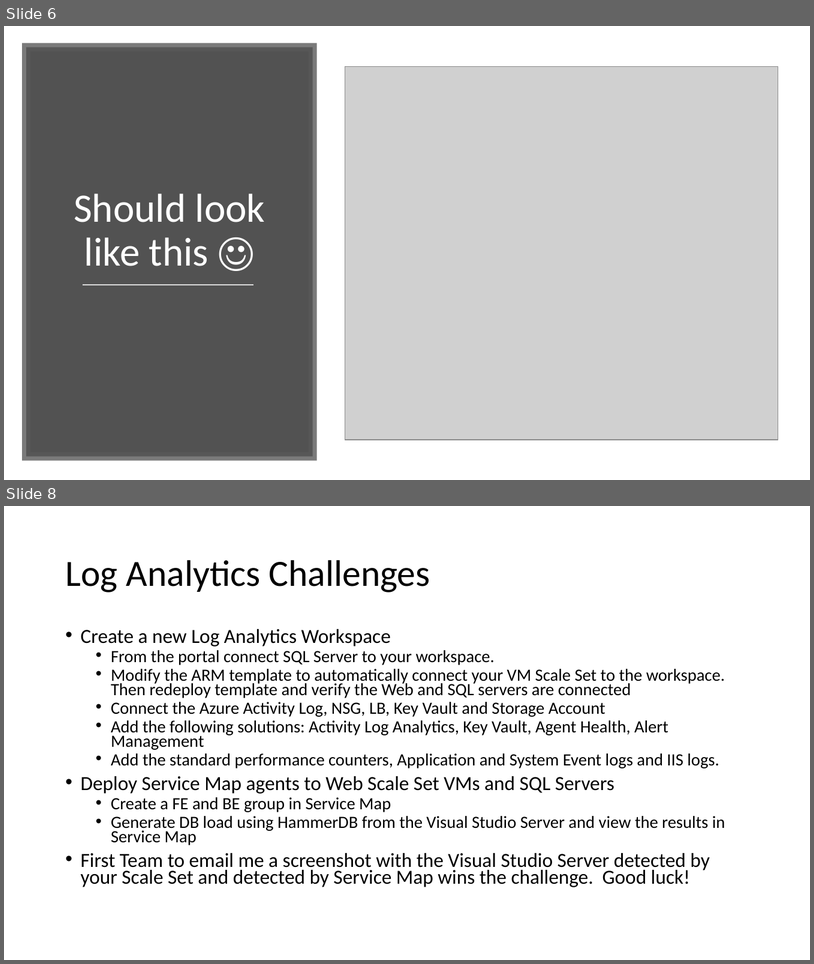
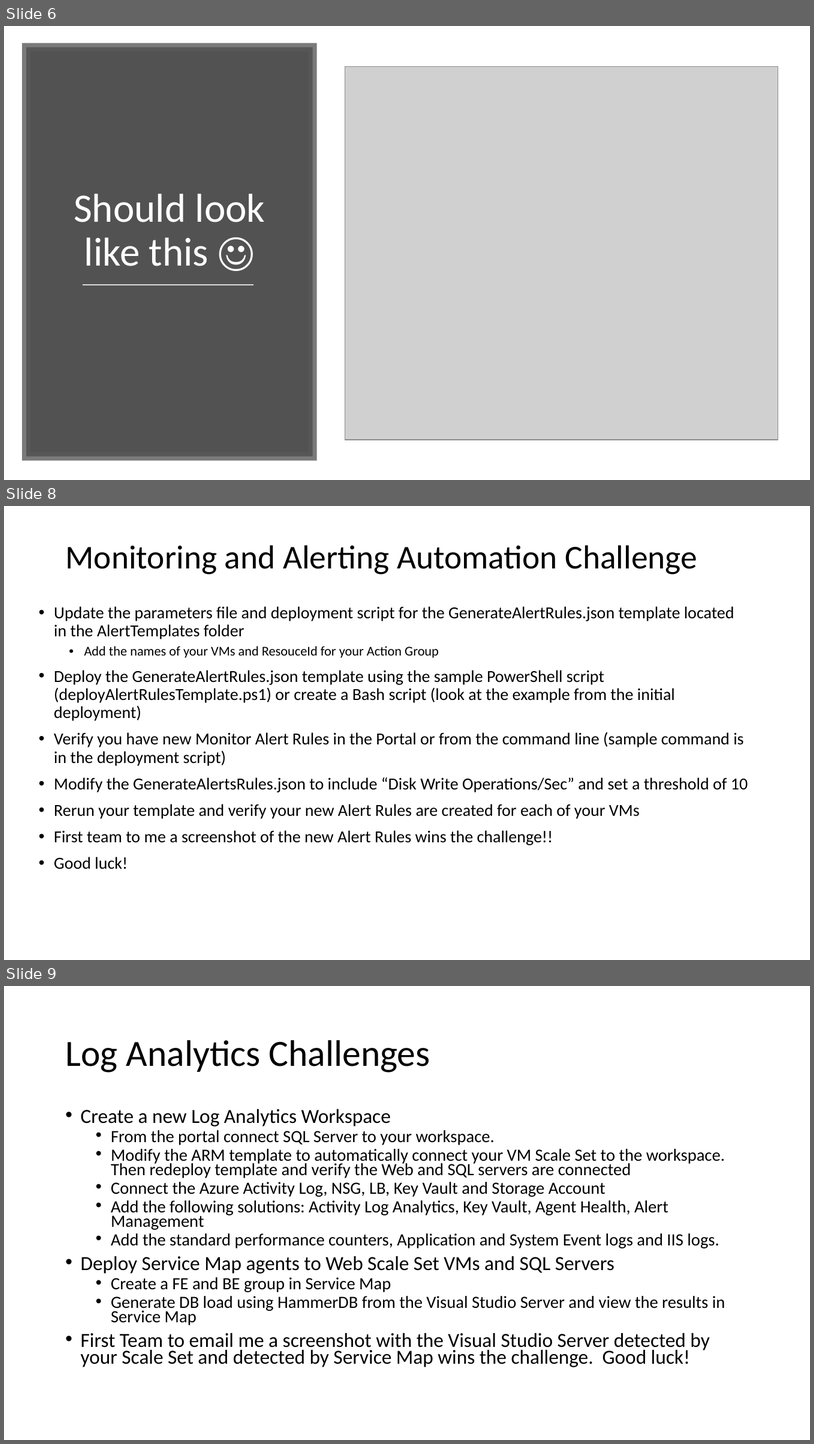
Before and after one commit to rkuehfus/AzureMonitoringHackathon, a slide deck: decks/Azure Monitoring Hackathon.pptx. Shown one above the other, each under a label of ours: slides 6 and 8 before the commit, slides 6, 8 and 9 after it; the slides between them are not shown. The pictures are 814x964 and 814x1444 pixels, drawn with LibreOffice and Linux fonts; fonts in the diff are those of the drawing; grey boxes stand for pictures. Boxes give left, top, right and bottom in pixels: in the first picture for what was removed or moved away, otherwise in the second. Text is boxed around its words. In the diff, an @@ line names an element or a change of style, - is before the commit and + after.

Commit message:
Add Azure Monitor Automation Challenge

```diff
--- a/decks/Azure Monitoring Hackathon.pptx
+++ b/decks/Azure Monitoring Hackathon.pptx
@@ slide 8 added at [4, 506, 810, 960], background #FFFFFF @@
@@ title added at [65, 545, 698, 574], 39.6 pt, text #000000 @@
+Monitoring and Alerting Automation Challenge
@@ text added at [54, 606, 748, 869], 20 pt, text #000000 @@
+• Update the parameters file and deployment script for the GenerateAlertRules.json template located in the AlertTemplates folder
+  • Add the names of your VMs and ResouceId for your Action Group
+• Deploy the GenerateAlertRules.json template using the sample PowerShell script (deployAlertRulesTemplate.ps1) or create a Bash script (look at the example from the initial deployment)
+• Verify you have new Monitor Alert Rules in the Portal or from the command line (sample command is in the deployment script)
+• Modify the GenerateAlertsRules.json to include “Disk Write Operations/Sec” and set a threshold of 10
+• Rerun your template and verify your new Alert Rules are created for each of your VMs
+• First team to me a screenshot of the new Alert Rules wins the challenge!!
+• Good luck!
@@ what was slide 8 is now slide 9 @@
```
Also in this commit, not shown: 2 slides changed, 3 other files.
